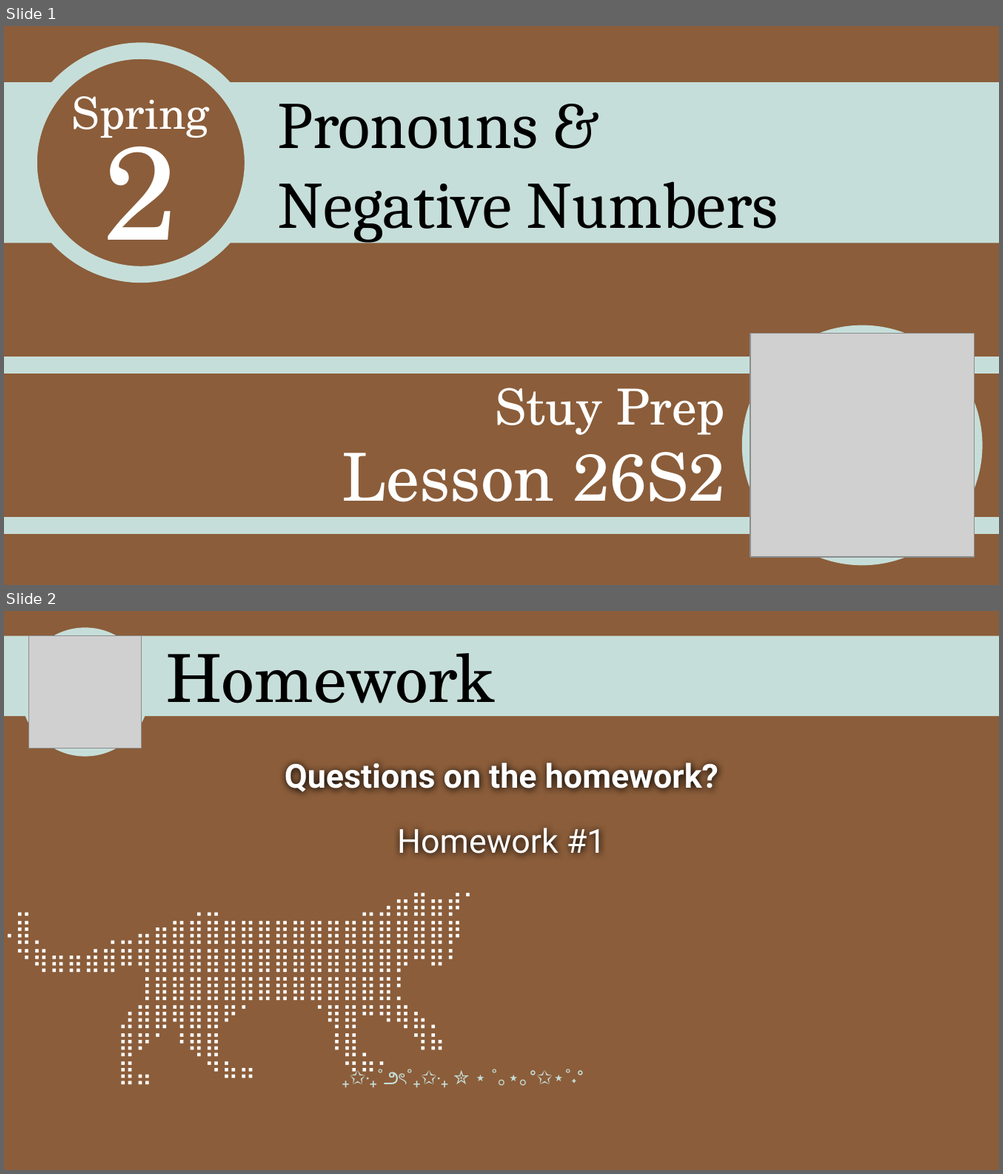
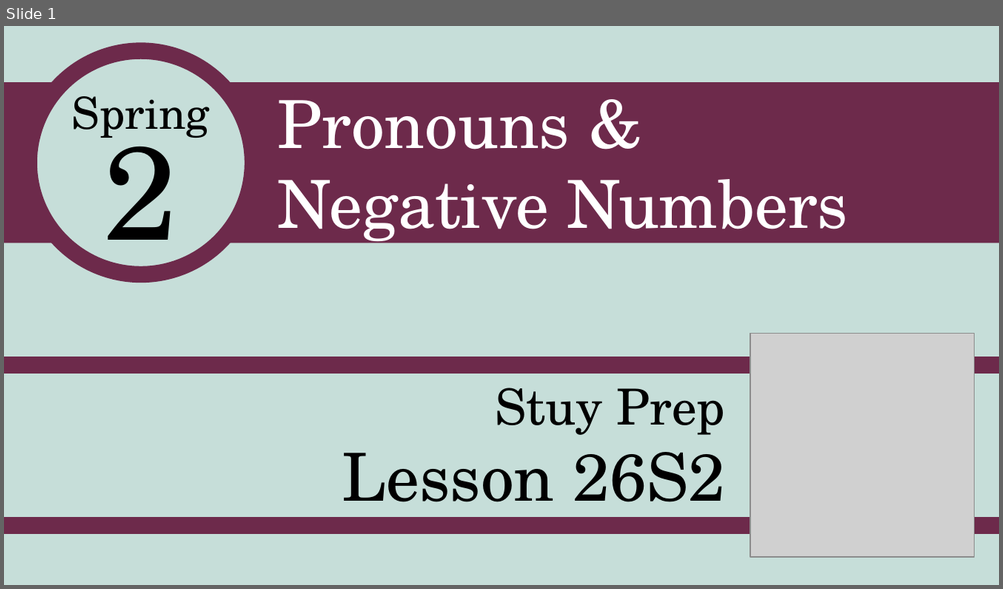
Before and after one commit to stuyprep/stuyprep.github.io, a slide deck: assets/26S2 Lesson_ Pronouns and Negative Numbers.pptx. Shown one above the other, each under a label of ours: slides 1 and 2 before the commit, slide 1 after it. The pictures are 1003x1174 and 1003x589 pixels, drawn with LibreOffice and Linux fonts; fonts in the diff are those of the drawing; grey boxes stand for pictures. Boxes give left, top, right and bottom in pixels: in the first picture for what was removed or moved away, otherwise in the second. Text is boxed around its words. In the diff, an @@ line names an element or a change of style, - is before the commit and + after.

```diff
--- a/assets/26S2 Lesson_ Pronouns and Negative Numbers.pptx
+++ b/assets/26S2 Lesson_ Pronouns and Negative Numbers.pptx
@@ slide 2 removed at box(4, 611, 999, 1170), background #8B5D3A @@
@@ rectangle removed at box(4, 636, 999, 716) @@
@@ ellipse removed at box(29, 636, 141, 748) @@
@@ picture removed at box(29, 636, 141, 748) @@
@@ text removed at box(166, 653, 495, 721) @@
-Homework
@@ text removed at box(284, 763, 718, 792) @@
-Questions on the homework?
@@ text removed at box(397, 828, 606, 854) @@
-Homework #1
@@ text removed at box(4, 879, 978, 1126) @@
-⠀⣀⠀⠀⠀⠀⠀⠀⠀⠀⠀⢀⣀⠀⠀⠀⠀⠀⠀⠀⠀⣀⣠⣶⣿⣶⡾⠁
-⠠⣿⡀⠀⠀⠀⢀⣀⣤⣶⣿⣿⣿⣿⣿⣿⣿⣿⣿⣿⣿⣿⣿⣿⣿⣿⡿⠀
-⠀⠙⢿⣶⣶⣾⣿⠿⢿⣿⣿⣿⣿⣿⣿⣿⣿⣿⣿⣿⣿⣿⣿⡿⠛⠿⠃⠀
-⠀⠀⠀⠀⠀⠀⠀⠀⢸⣿⣿⣿⣿⣿⣿⣿⣿⣿⣿⣿⣿⣿⣿⡃⠀⠀⠀⠀
-⠀⠀⠀⠀⠀⠀⠀⣰⣿⣿⢿⣿⣿⠟⠁⠀⠀⠀⠈⢿⣿⠛⠻⢿⣦⡀⠀⠀
-⠀⠀⠀⠀⠀⠀⠀⣿⠟⠁⠘⢿⣿⠀⠀⠀⠀⠀⠀⠸⣿⡀⠀⠀⠹⠷⠀⠀
-⠀⠀⠀⠀⠀⠀⠀⣿⣤⠀⠀⠀⠙⠷⠶⠀⠀⠀⠀⠀⠙⠛⠁⠀⠀⠀⠀⠀
@@ text removed at box(498, 1079, 529, 1086) @@
-₊✩‧₊˚౨ৎ˚₊✩‧₊ ✮ ⋆ ˚｡⋆｡°✩⋆˚˖°
@@ slide 1 changed as well @@
@@ background #8B5D3A to #C6DED9 @@
@@ ellipse "Spring" at box(29, 51, 253, 275): text colour #FFFFFF to #000000; fill #8B5D3A to #C6DED9; outline #C6DED9 12 pt to #6D2A4B 12 pt @@
@@ rectangle at box(4, 83, 999, 244): fill #C6DED9 to #6D2A4B @@
@@ text "Pronouns &" at box(278, 100, 848, 247): font Cambria to TeX Gyre Schola, text colour #000000 to #FFFFFF @@
@@ rectangle at box(4, 365, 999, 526): outline #C6DED9 12 pt to #6D2A4B 12 pt @@
@@ text "Stuy Prep" at box(342, 388, 725, 520): text colour #FFFFFF to #000000 @@
```
Also in this commit, not shown: 46 other slides changed, 5 other files.
